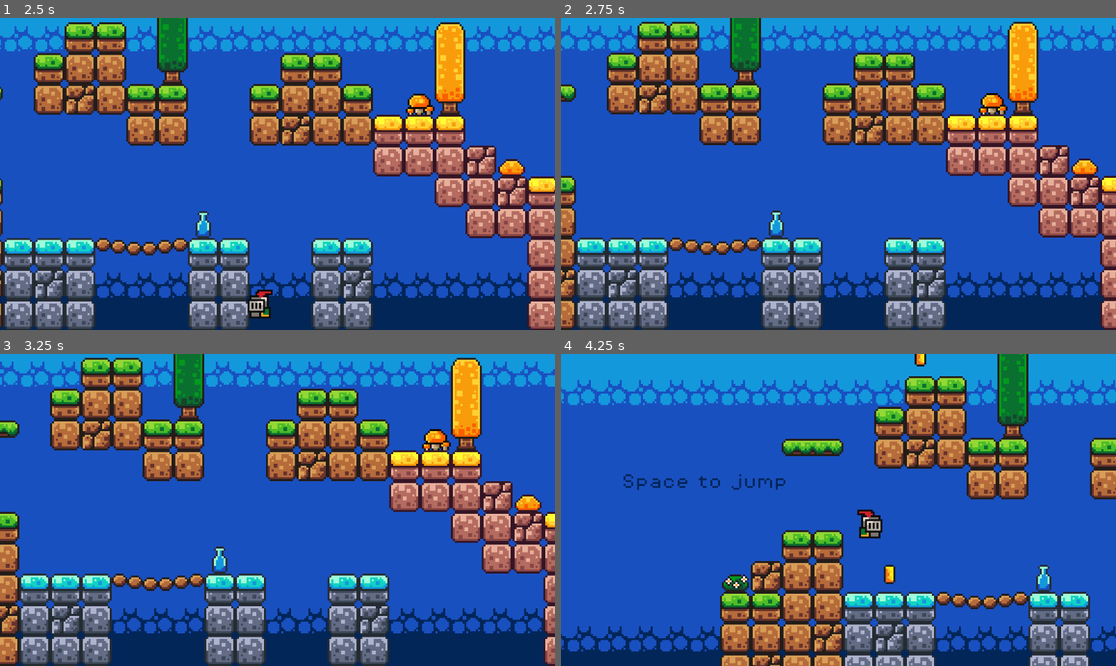
Above: before the commit, frames 1-4 (two rows, left to right).
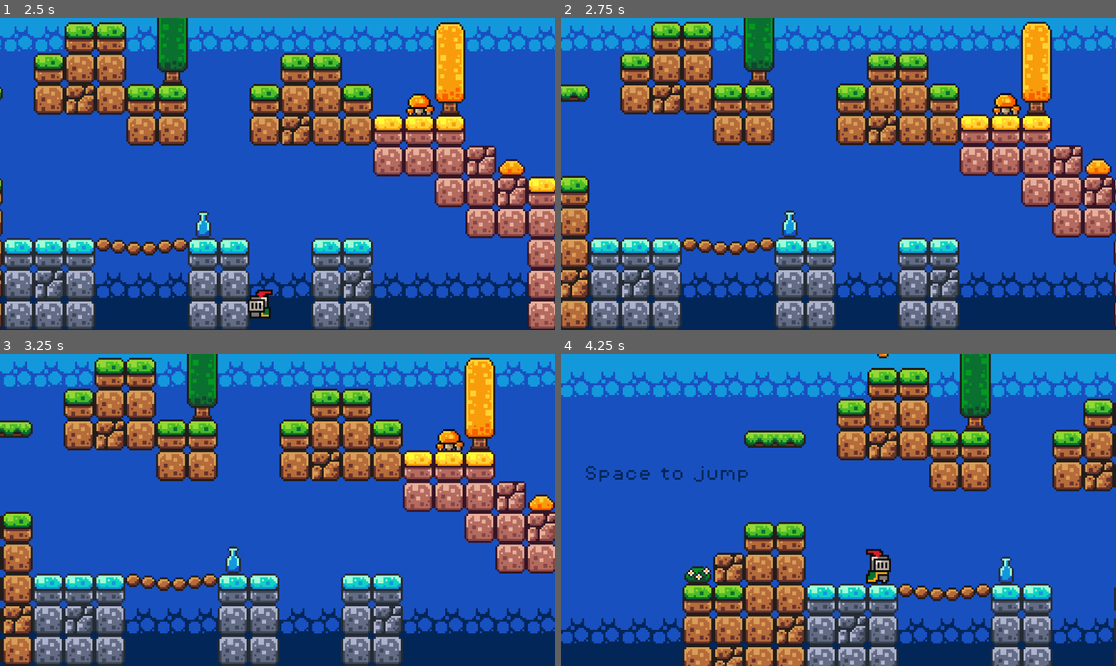
Above: after the commit, the same moments.

Repository: Joymg/godot-first-project
Game: Godot game, scene res://scenes/game.tscn
The game is run twice, just before and just after one commit, with the same random seed, the same clock (stepped at 60 frames per second) and the same inputs.
Inputs:
- Up to frame 1 (2.5 s): hold D (move_right) 0.53-2.03 s; tap Space (jump) at 0.77, 1.52 s; hold A (move_left) from 2.03 s (still down)
- Up to frame 2 (2.75 s): keep holding A (move_left)
- Up to frame 3 (3.25 s): release A (move_left) at 2.78 s; hold D (move_right) from 2.78 s (still down); tap Space (jump) at 3.02 s
- Up to frame 4 (4.25 s): keep holding D (move_right); tap Space (jump) at 3.77 s

Frame 1 is identical in both runs. In frame 2, 36% of the frame differs, in the area x 0-100%, y 0-100%; in frame 3, 36%; in frame 4, 43%.

Commit message:
Fix player controller movement

Diff:
--- a/scripts/player.gd
+++ b/scripts/player.gd
@@ -22,15 +22,22 @@
 	# As good practice, you should replace UI actions with custom gameplay actions.
 	var direction = Input.get_axis("move_left", "move_right")
 
+	animated_sprite.flip_h =  true if direction < 0 else false
+
+
+
 	if is_on_floor():
 		if direction:
-			velocity.x = direction * SPEED
 			animated_sprite.play("run")
-			animated_sprite.flip_h =  true if direction < 0 else false
+
 		else:
 			animated_sprite.play("idle")
-			velocity.x = move_toward(velocity.x, 0, SPEED)
 	else:
 		animated_sprite.play("jump")
 
+	if direction:
+		velocity.x = direction * SPEED
+	else:
+		velocity.x = move_toward(velocity.x, 0, SPEED)
+
 	move_and_slide()
